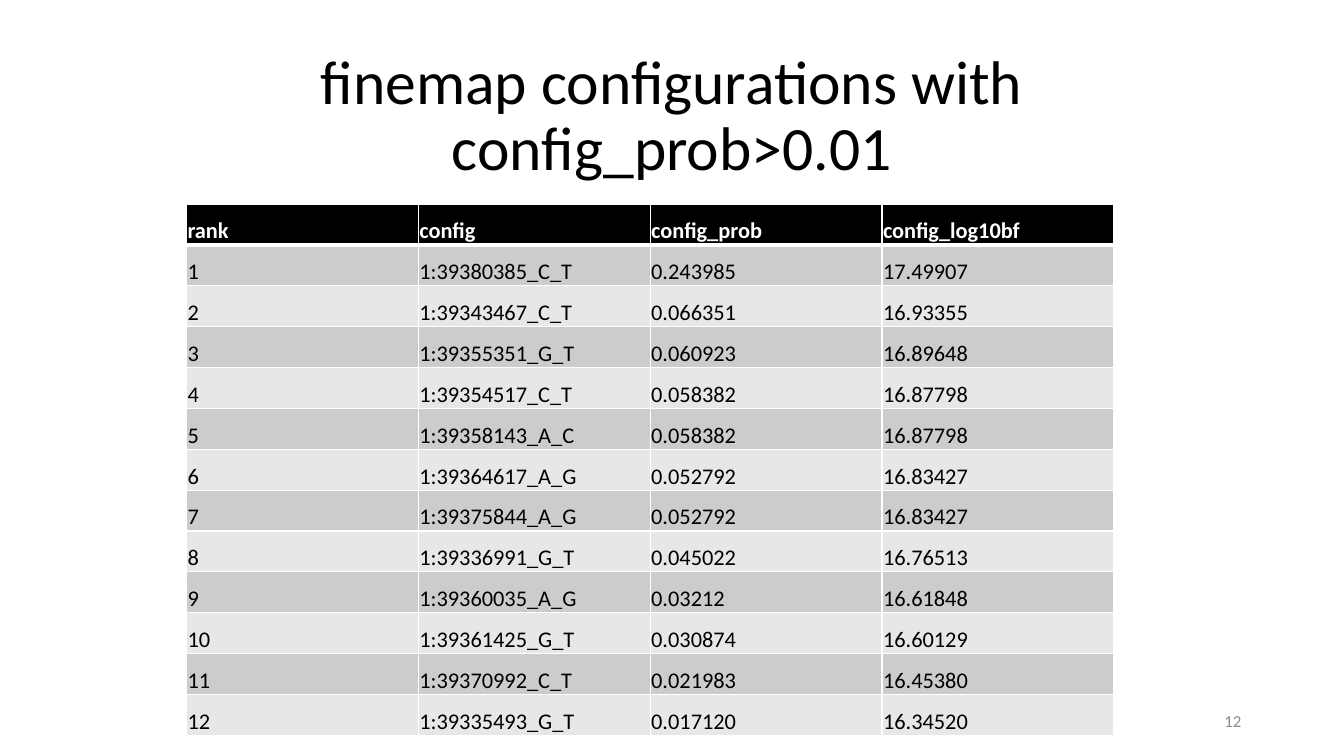
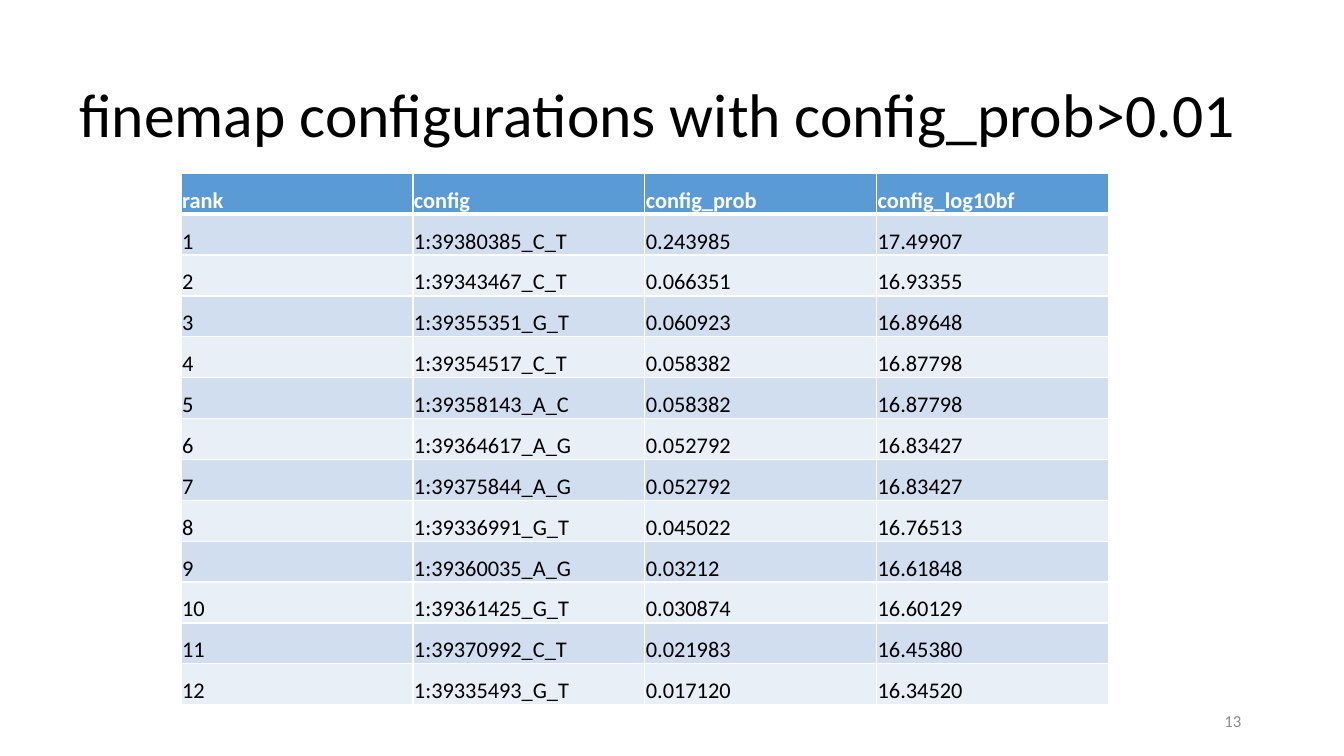
Before and after one commit to jinghuazhao/FM-pipeline, a slide deck: slide 13 of README.pptx (slide 12 before the commit). Drawn at 1344x756 pixels with LibreOffice and Linux fonts; fonts in the diff are those of the drawing. Boxes give left, top, right and bottom in pixels: in the first picture for what was removed or moved away, otherwise in the second. Text is boxed around its words. In the diff, an @@ line names an element or a change of style, - is before the commit and + after.

```diff
--- a/README.pptx
+++ b/README.pptx
@@ title "finemap configurations with config_prob>0.01" rewrapped from box(321, 61, 1022, 181) to box(79, 94, 1235, 148) @@
@@ table at box(181, 173, 1109, 705) @@
@@ fill #000000 to #5B9BD5 in row 1 @@
@@ fill #CCCCCC to #D2DEEF in 24 cells @@
@@ fill #E7E7E7 to #EAEFF7 in 24 cells @@
@@ table: place and size @@
-table at box(187, 204, 1114, 736)
+table at box(181, 173, 1109, 705)
@@ table removed at box(213, 688, 1087, 733), 1 rows, 5 columns @@
-12 | 1:39335493_G_T | 0.017120 | 16.34520 | 
@@ page number at box(1224, 716, 1241, 727): text changed @@
-12
+13
```
Also in this commit, not shown: 8 other slides changed.
